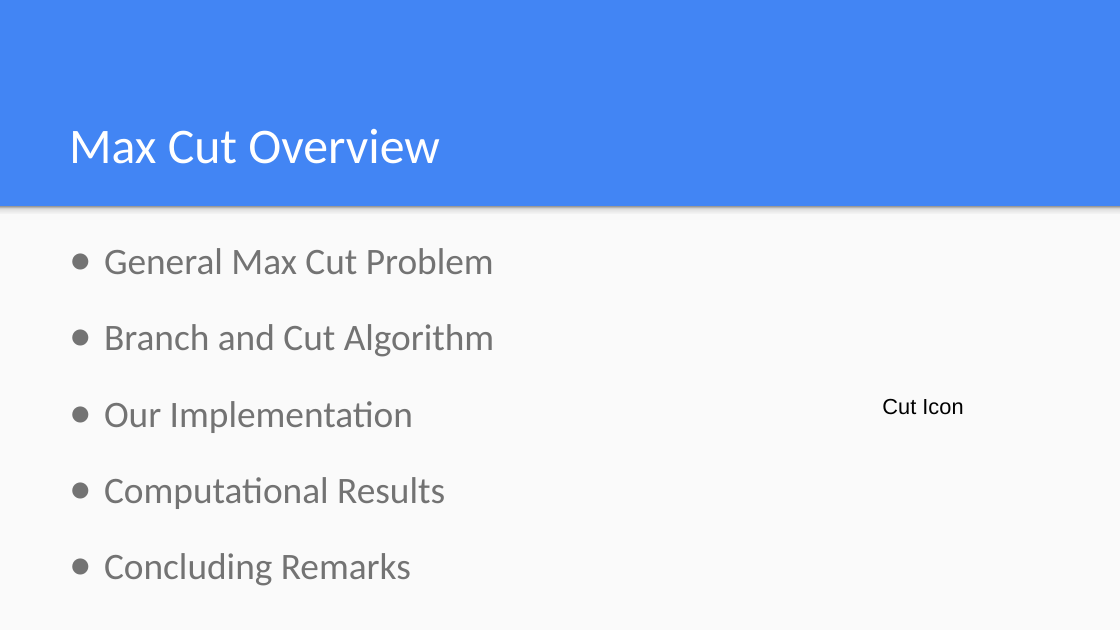
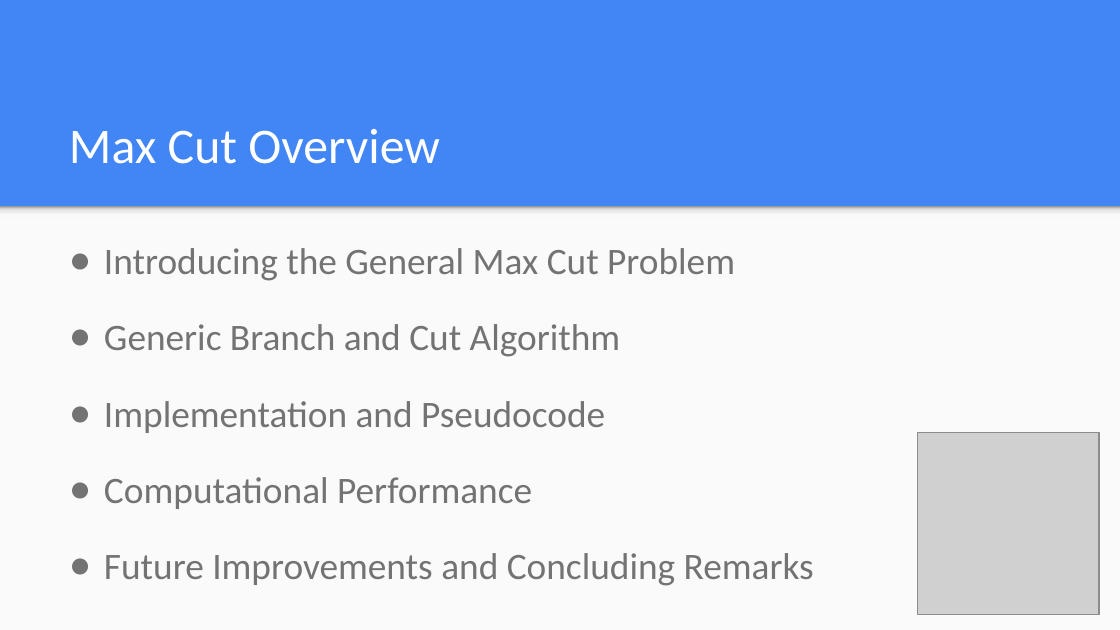
Before and after one commit to aggardner/574_max_cut, a slide deck: slide 2 of Max_Cut_ppt.pptx. Drawn at 1120x630 pixels with LibreOffice and Linux fonts; fonts in the diff are those of the drawing; grey boxes stand for pictures. Boxes give left, top, right and bottom in pixels: in the first picture for what was removed or moved away, otherwise in the second. Text is boxed around its words. In the diff, an @@ line names an element or a change of style, - is before the commit and + after.

Commit message:
algorithmic improvements
fixed a janky while loop - paper and report changes as well

```diff
--- a/Max_Cut_ppt.pptx
+++ b/Max_Cut_ppt.pptx
@@ text at (104, 248, 814, 586): text changed @@
-● General Max Cut Problem
-● Branch and Cut Algorithm
-● Our Implementation
-● Computational Results
-● Concluding Remarks
+● Introducing the General Max Cut Problem
+● Generic Branch and Cut Algorithm
+● Implementation and Pseudocode
+● Computational Performance
+● Future Improvements and Concluding Remarks
@@ text removed at (882, 398, 963, 415) @@
-Cut Icon
@@ picture added at (917, 432, 1099, 614) @@
```
Also in this commit, not shown: 8 other slides changed, 2 slides added, 1 slide removed, 9 other files.
